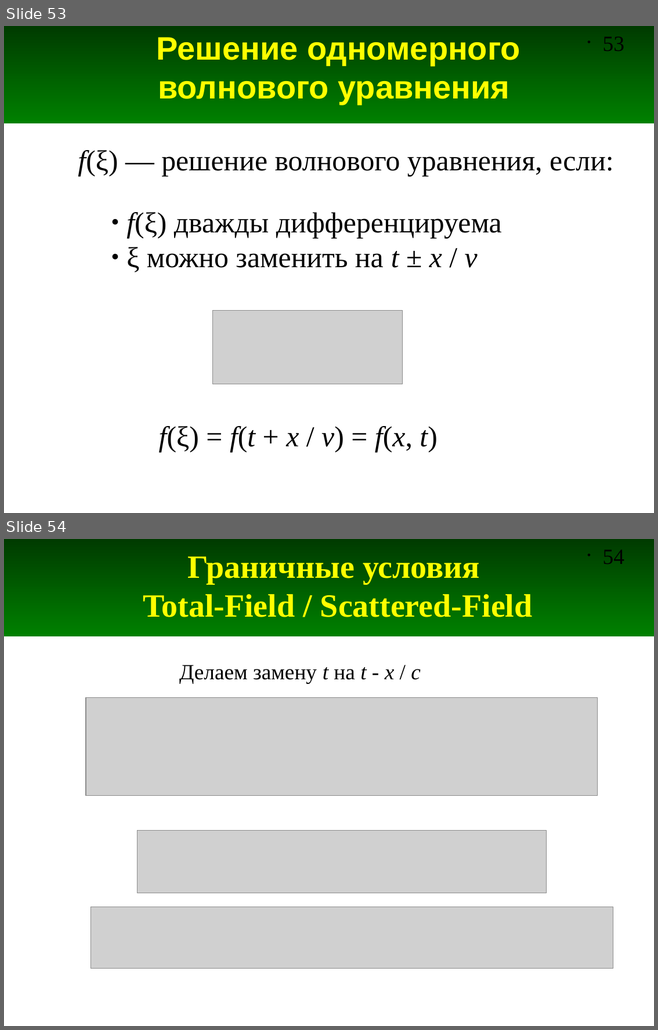
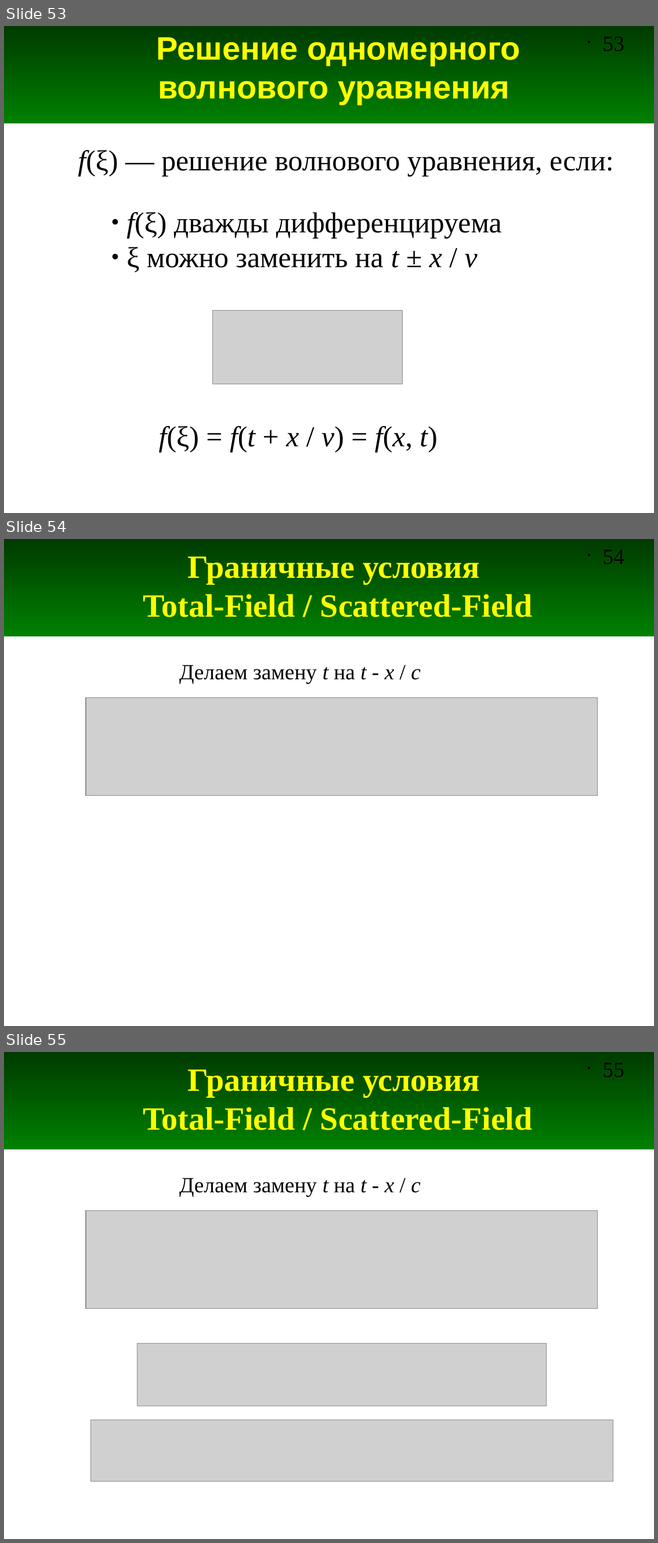
Before and after one commit to andris0147sv/modelling, a slide deck: presentations/2. FDTD.odp. Shown one above the other, each under a label of ours: slides 53 and 54 before the commit, slides 53, 54 and 55 after it. The pictures are 658x1030 and 658x1543 pixels, drawn with LibreOffice and Linux fonts; fonts in the diff are those of the drawing; grey boxes stand for pictures. Boxes give left, top, right and bottom in pixels: in the first picture for what was removed or moved away, otherwise in the second. Text is boxed around its words. In the diff, an @@ line names an element or a change of style, - is before the commit and + after.

Commit message:
Оформительские исправления.

```diff
--- a/presentations/2. FDTD.odp
+++ b/presentations/2. FDTD.odp
@@ slide 54 added at bbox=[4, 539, 654, 1026], background #FFFFFF; not listed: 2 template elements that a slide beside it also shows @@
@@ title added at bbox=[143, 556, 532, 617], 36 pt, text #FFFF00, bold @@
+Граничные условия
+Total-Field / Scattered-Field
@@ text added at bbox=[179, 665, 420, 683], 24 pt, text #000000 @@
+Делаем замену t на t - x / c
@@ picture added at bbox=[86, 697, 597, 795] @@
@@ what was slide 54 is now slide 55 @@
@@ page number at bbox=[603, 1063, 624, 1077]: text changed @@
-• 54
+• 55
```
